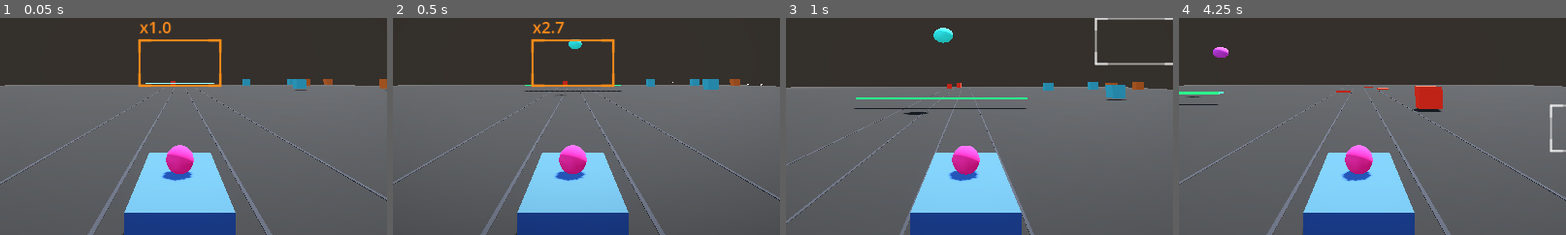
Above: before the commit, frames 1-4 (left to right).
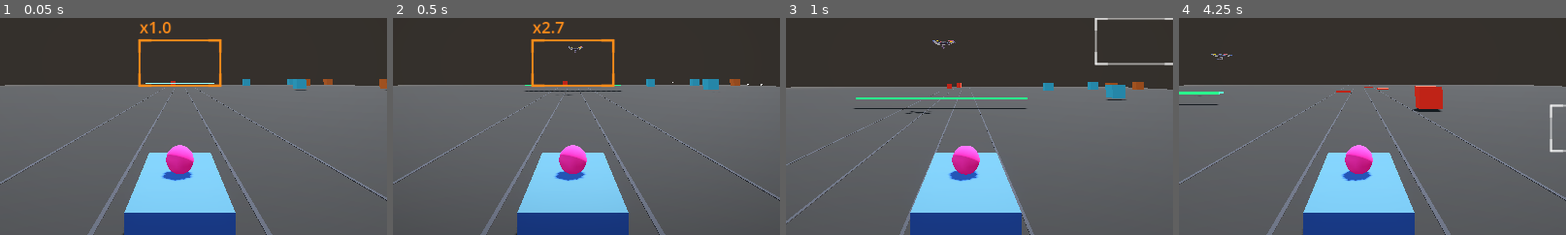
Above: after the commit, the same moments.

Repository: Wasumyon/war-idols
Game: Godot game, scene res://slice.tscn
Same seed, same stepped clock (60 frames per second), same inputs: the game is played once before the commit and once after it. This scene is started directly instead of the project's main scene.
Inputs (mouse positions are % of the whole screen's width and height, from its top left):
- Up to frame 1 (0.05 s): no input
- Up to frame 2 (0.5 s): no input
- Up to frame 3 (1 s): tap Enter at 0.5 s; move the mouse to (72, 45) at 0.52 s; hold D (turnRight) from 0.53 s (still down); tap Ctrl (drift) at 0.6 s; click (72, 45) at 0.67 s; tap Space (jump) at 0.77 s
- Up to frame 4 (4.25 s): move the mouse to (30, 55) at 1.27 s; release D (turnRight) at 1.28 s; hold S (brake) 1.28-2.03 s; tap R at 1.35 s; tap Space (jump) at 1.52, 3.02, 3.77 s; move the mouse to (60, 28) at 2.02 s; hold D (turnRight) 2.03-2.78 s; hold Shift 2.03-2.78 s; move the mouse to (45, 70) at 2.77 s; hold W (accelerate) 2.78-3.53 s; tap Q at 2.85 s; click (45, 70) at 2.92 s; move the mouse to (80, 65) at 3.52 s; hold A (turnLeft) from 3.53 s (still down); tap Enter at 3.6 s
The pictures show only the part of the screen within x 27-77%, y 40-90%; the shares and areas given below are measured in that part.

Frame 1 is identical in both runs. In frame 2, 0.1% of the frame differs, in the area x 43-50%, y 9-36%; in frame 3, 0.4%, in the area x 30-44%, y 4-45%; in frame 4, 0.2%.

Commit message:
Use droneEdited20.glb as the drone model (scaled/centred, tinted per munition)

Diff:
--- a/car/slice/drone.gd
+++ b/car/slice/drone.gd
@@ -11,6 +11,8 @@
 
 enum Mode { CROSS, HOVER }
 enum Shot { ORANGE, YELLOW, CYAN, BEAM }
+
+const MODEL_SCALE := 0.6
 
 @export var mode: Mode = Mode.CROSS
 @export var shot: Shot = Shot.YELLOW
@@ -56,7 +58,7 @@
 var _charge_t := 0.0
 var _telling := false
 var _tell_t := 0.0
-var _mat: StandardMaterial3D
+var _tint_mats: Array[BaseMaterial3D] = []
 var _tell: Node3D
 var _base_emission := Color(0.35, 0.08, 0.5)
 var _base_albedo := Color(0.75, 0.25, 0.9)
@@ -76,21 +78,22 @@
 
 
 func _build() -> void:
-	var mesh := MeshInstance3D.new()
-	var ball := SphereMesh.new()
-	ball.radius = 1.6
-	ball.height = 2.4
-	mesh.mesh = ball
-	var mat := StandardMaterial3D.new()
 	var base := _shot_color()
 	_base_albedo = base
 	_base_emission = base * 0.55
-	mat.albedo_color = _base_albedo
-	mat.emission_enabled = true
-	mat.emission = _base_emission
-	mesh.material_override = mat
-	_mat = mat
-	add_child(mesh)
+
+	# Real drone model (scaled + centred on the origin).
+	var ps := load("res://droneEdited20.glb") as PackedScene
+	if ps != null:
+		var model: Node3D = ps.instantiate()
+		model.scale = Vector3.ONE * MODEL_SCALE
+		add_child(model)
+		var center := _model_center(model)
+		model.position = -center * MODEL_SCALE
+		_tint_model(model)
+		var ap := model.get_node_or_null("AnimationPlayer")
+		if ap is AnimationPlayer:
+			(ap as AnimationPlayer).play("idle")
 
 	var cs := CollisionShape3D.new()
 	var sh := SphereShape3D.new()
@@ -213,10 +216,51 @@
 
 
 func _set_flash(on: bool) -> void:
-	if _mat == null:
-		return
-	_mat.emission = Color(1, 1, 1) if on else _base_emission
-	_mat.albedo_color = Color(1, 1, 1) if on else _base_albedo
+	for m in _tint_mats:
+		m.emission = Color(1, 1, 1) if on else _base_emission
+
+
+## Adds an emissive tint (munition colour) to each of the model's surfaces,
+## keeping its texture. The list is flipped white for the charge/tell flash.
+func _tint_model(model: Node) -> void:
+	for child in model.find_children("*", "MeshInstance3D", true, false):
+		var mi := child as MeshInstance3D
+		if mi.mesh == null:
+			continue
+		for i in mi.mesh.get_surface_count():
+			var src := mi.get_active_material(i)
+			var m: BaseMaterial3D
+			if src is BaseMaterial3D:
+				m = (src as BaseMaterial3D).duplicate()
+			else:
+				m = StandardMaterial3D.new()
+			m.emission_enabled = true
+			m.emission = _base_emission
+			mi.set_surface_override_material(i, m)
+			_tint_mats.append(m)
+
+
+## Centre of the model's meshes, in the model's own (pre-position) frame.
+func _model_center(root: Node3D) -> Vector3:
+	var inv := root.global_transform.affine_inverse()
+	var acc := AABB()
+	var started := false
+	var stack: Array = [root]
+	while stack.size() > 0:
+		var n: Node = stack.pop_back()
+		for c in n.get_children():
+			stack.append(c)
+		if n is MeshInstance3D and (n as MeshInstance3D).mesh != null:
+			var mi := n as MeshInstance3D
+			var a: AABB = inv * (mi.global_transform * mi.mesh.get_aabb())
+			if not started:
+				acc = a
+				started = true
+			else:
+				acc = acc.merge(a)
+	if not started:
+		return Vector3.ZERO
+	return acc.position + acc.size * 0.5
 
 
 ## Body colour advertises this drone's munition, so you can read the threat.
